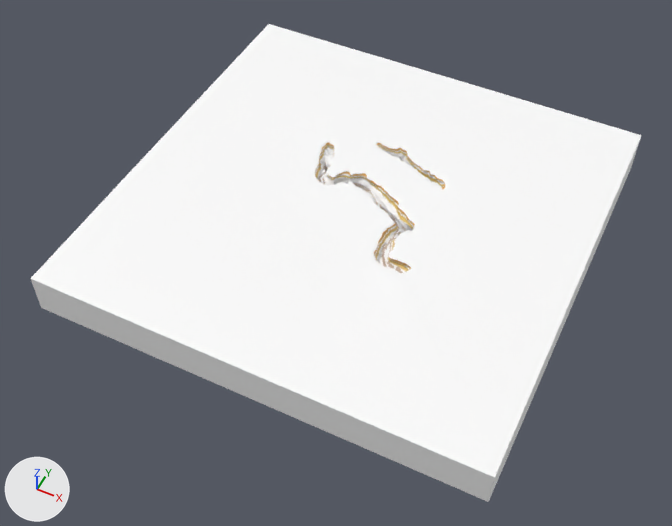
Two versions of the glTF model OXARA/models/OXARA.glb, one commit apart.
Camera for both pictures: a 50 mm camera at (1149.0, -2663.0, 2850.0) aimed at (-74.0, -217.0, -207.0). The lights are fixed; the arrows at lower left show +X, +Y and +Z. The first picture is the older version. Vertices at exactly the same position are counted once.

Objects in the first picture: 'OXARA'.
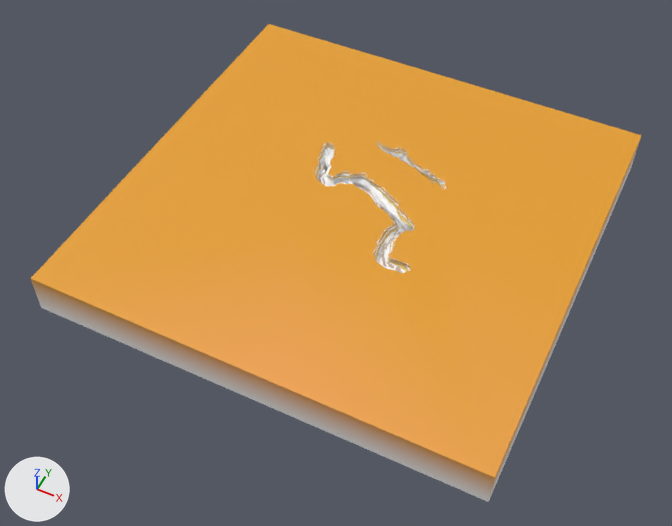
Changed parts and their boxes [x1, y1, x2, y2] in the pictures (672 x 526 px):
```json
{"part": 1, "of": "me_layer_2", "change": "recoloured", "before": [30, 24, 642, 499], "after": [30, 24, 642, 499], "on screen": "white to orange"}
```

The change, as JSON lines over the scene's bpy script:
```json
{"block": "me_layer_2", "where": "me_layer_2.from_pydata(...)  # 55906 vertices, 111824 faces; spans x -1047.0..929.0, y -1017.0..939.0, z -174.0..34.0"}
{"block": "me_layer_2", "where": "# used by ob_oxara; location = (0.0, 0.0, 0.0)"}
{"block": "me_layer_2", "change": "me_layer_2 part 1: 8411 faces centred in x -1047.0..929.0, y -1017.0..939.0, z -114.0..34.0 are repainted in the vertex colours; the middle colour goes from white #ffffff to orange #e7a02b"}
```
